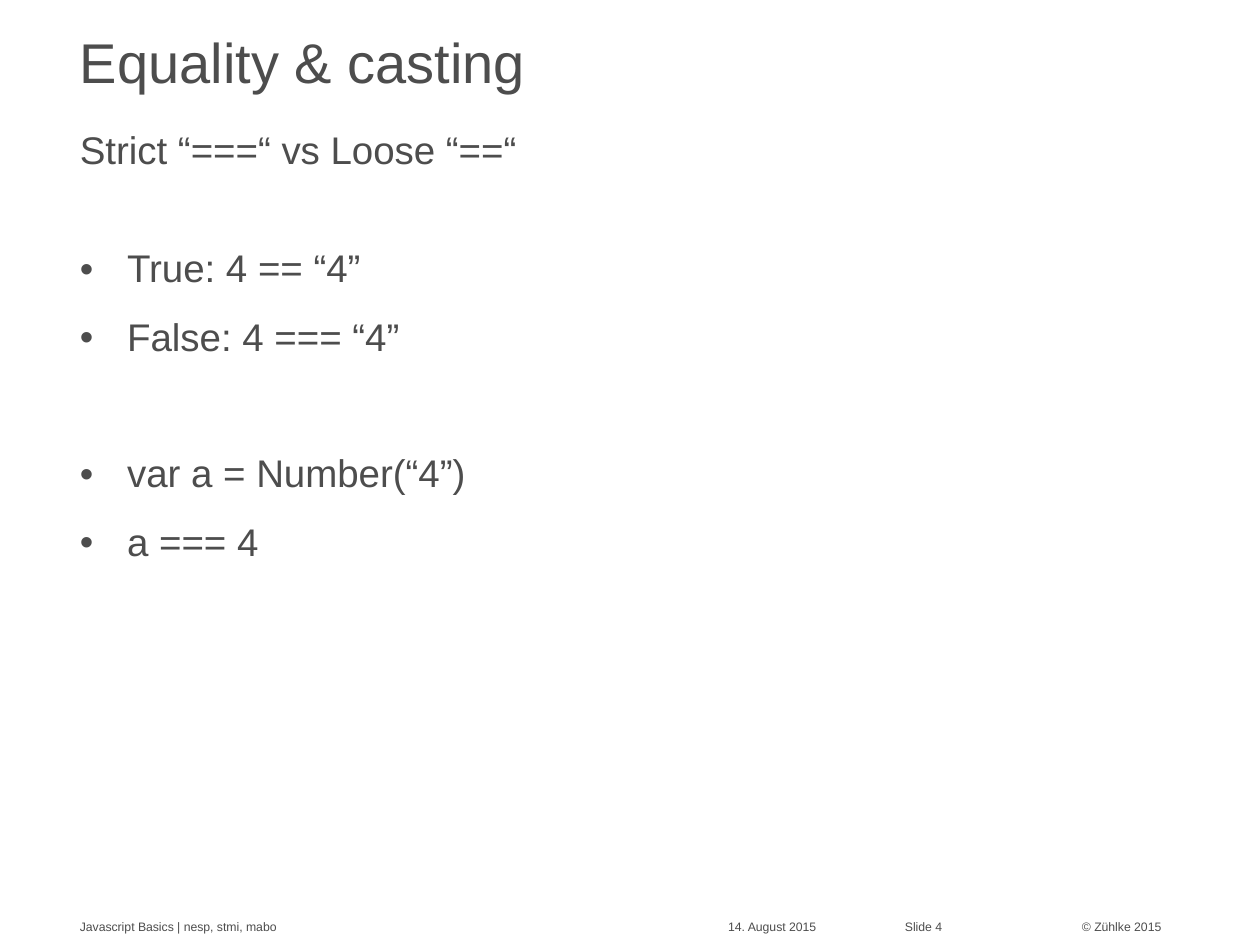
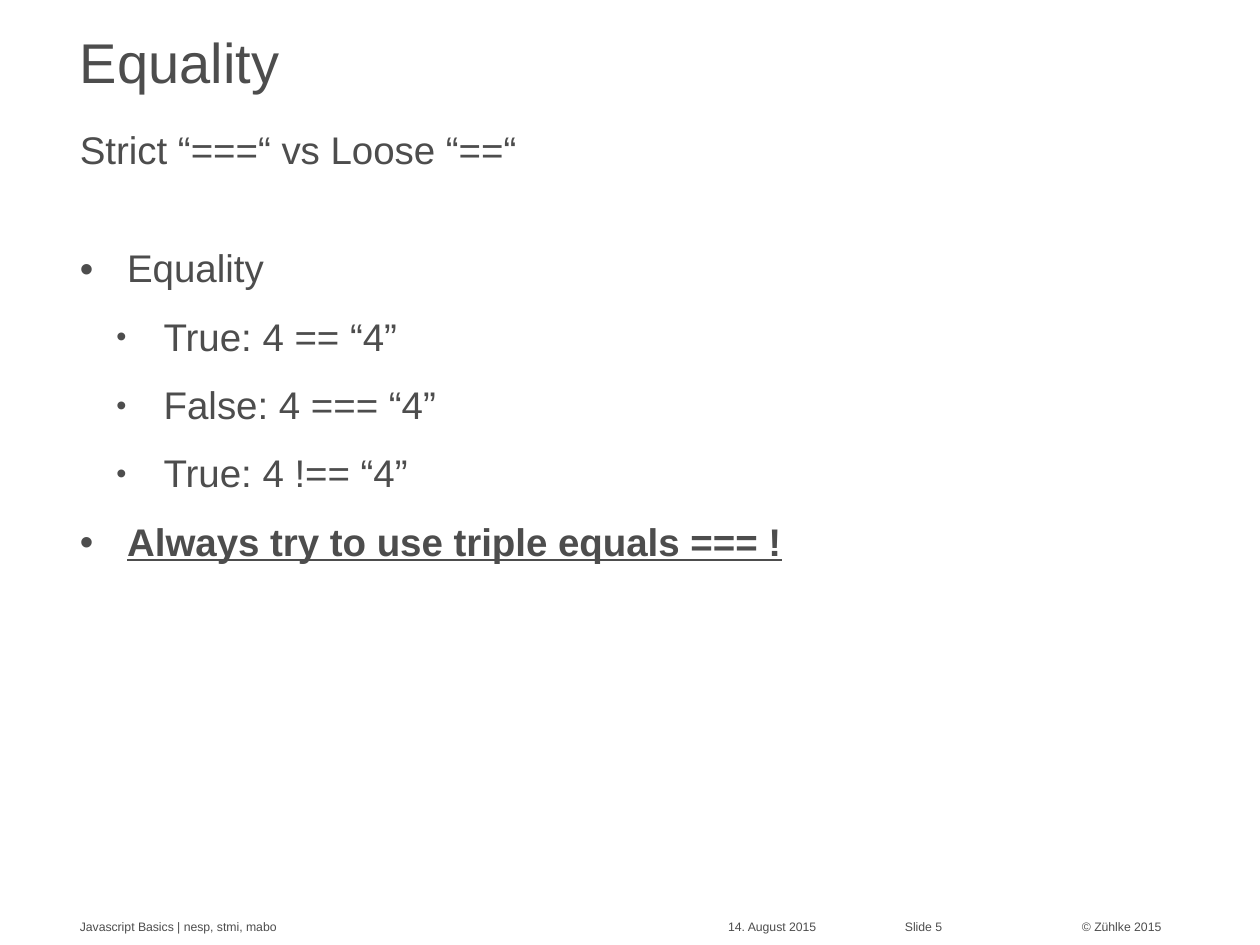
Before and after one commit to Zuehlke/security-onboarding, a slide deck: slide 5 of javascript_basics/Javascript Basics - basics.pptx (slide 4 before the commit). Drawn at 1260x945 pixels with LibreOffice and Linux fonts; fonts in the diff are those of the drawing. Boxes give left, top, right and bottom in pixels: in the first picture for what was removed or moved away, otherwise in the second. Text is boxed around its words. In the diff, an @@ line names an element or a change of style, - is before the commit and + after.

```diff
--- a/javascript_basics/Javascript Basics - basics.pptx
+++ b/javascript_basics/Javascript Basics - basics.pptx
@@ title at (80,42,279,93): text changed @@
-Equality & casting
+Equality
@@ text at (127,254,264,290): paragraph added @@
+• Equality
@@ text at (164,324,436,420): list level 1 to 2 in "True: 4 == “4”"; list level 1 to 2 in "False: 4 === “4”" @@
@@ text at (127,460,680,563): text changed; bold on @@
-• var a = Number(“4”)
-• a === 4
+  • True: 4 !== “4”
+• Always try to use triple equals === !
@@ page number at (905,922,942,931): text changed @@
-Slide 4
+Slide 5
```
Also in this commit, not shown: 7 other slides changed, 4 slides added.
